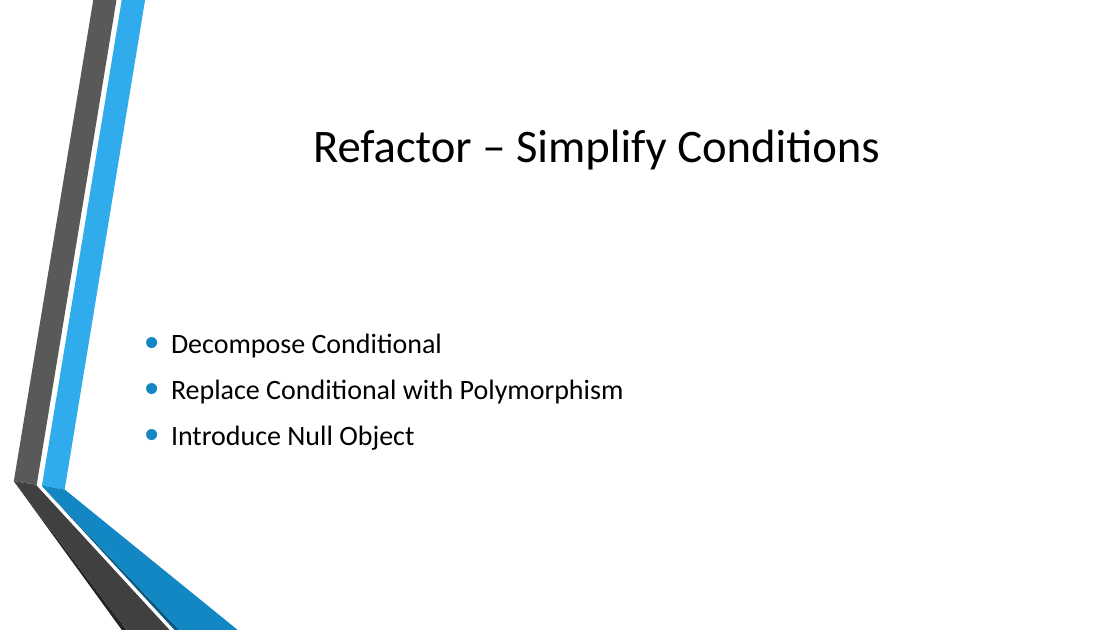
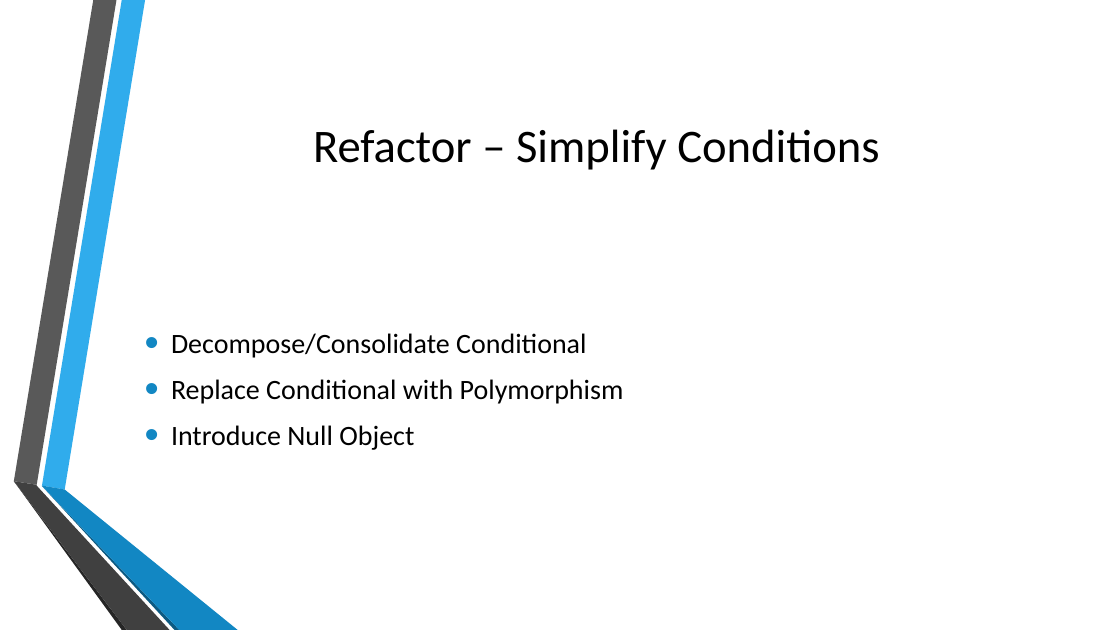
Before and after one commit to zhangyun/sharings, a slide deck: slide 10 of Refactoring - Java/Refactoring.pptx. Drawn at 1120x630 pixels with LibreOffice and Linux fonts; fonts in the diff are those of the drawing; background and template pictures are left out. Boxes give left, top, right and bottom in pixels: in the first picture for what was removed or moved away, otherwise in the second. Text is boxed around its words. In the diff, an @@ line names an element or a change of style, - is before the commit and + after.

Commit message:
First draft

```diff
--- a/Refactoring - Java/Refactoring.pptx
+++ b/Refactoring - Java/Refactoring.pptx
@@ text at (171, 333, 586, 358): text changed @@
-• Decompose Conditional
+• Decompose/Consolidate Conditional
```
